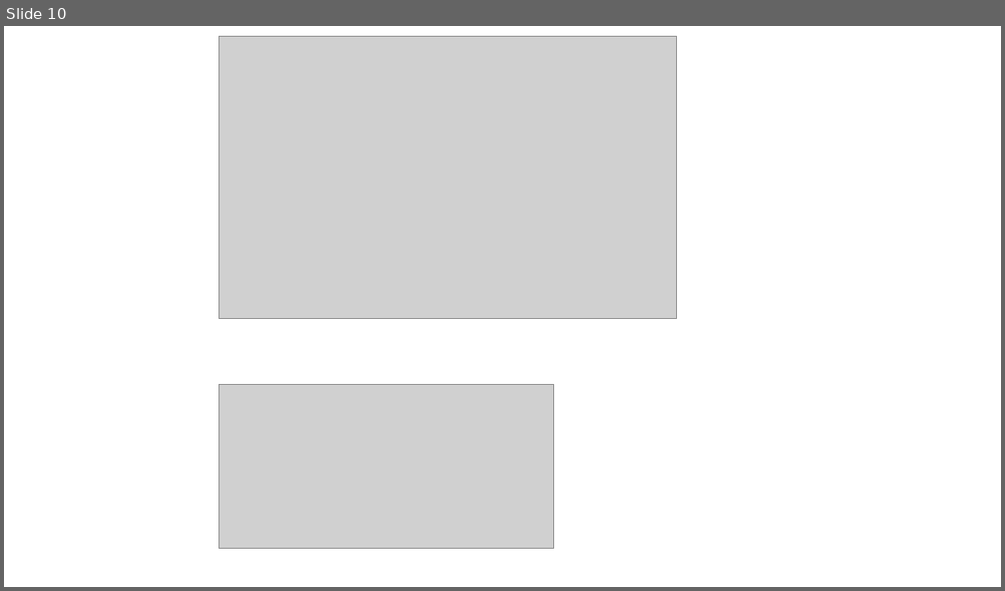
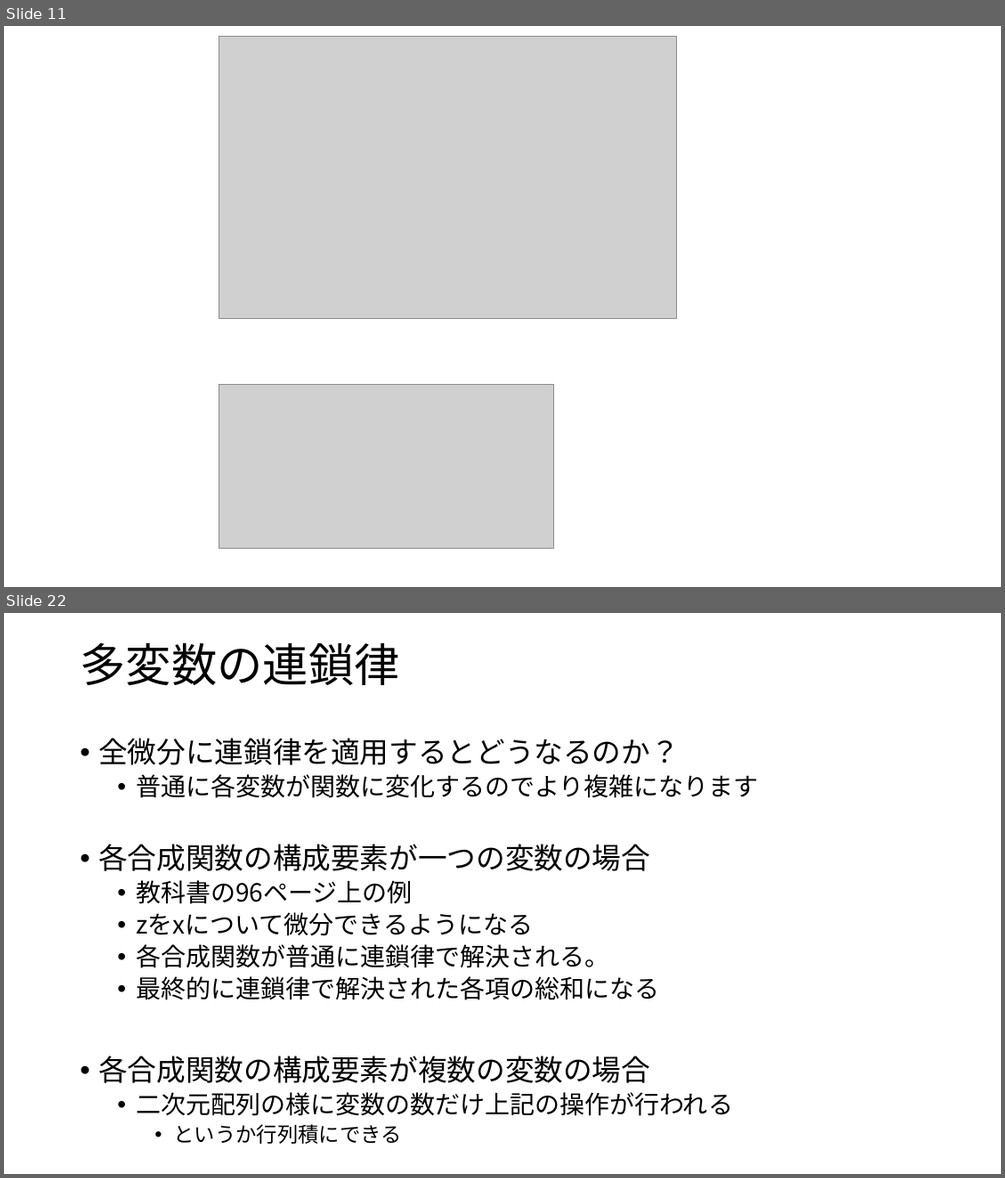
Before and after one commit to Ushiris/Rinkou, a slide deck: はじめてのディープラーニング.pptx. Shown one above the other, each under a label of ours: slide 10 before the commit, slides 11 and 22 after it; the slides between them are not shown. The pictures are 1005x591 and 1005x1178 pixels, drawn with LibreOffice and Linux fonts; fonts in the diff are those of the drawing; grey boxes stand for pictures. Boxes give left, top, right and bottom in pixels: in the first picture for what was removed or moved away, otherwise in the second. Text is boxed around its words. In the diff, an @@ line names an element or a change of style, - is before the commit and + after.

```diff
--- a/はじめてのディープラーニング.pptx
+++ b/はじめてのディープラーニング.pptx
@@ slide 22 added at (x1=4, y1=613, x2=1001, y2=1174), background #FFFFFF @@
@@ title added at (x1=80, y1=642, x2=399, y2=686), 44 pt, text #000000 @@
+多変数の連鎖律
@@ text added at (x1=98, y1=738, x2=758, y2=1143), 24 pt, text #000000 @@
+• 全微分に連鎖律を適用するとどうなるのか？
+  • 普通に各変数が関数に変化するのでより複雑になります
+• 各合成関数の構成要素が一つの変数の場合
+  • 教科書の96ページ上の例
+  • zをxについて微分できるようになる
+  • 各合成関数が普通に連鎖律で解決される。
+  • 最終的に連鎖律で解決された各項の総和になる
+• 各合成関数の構成要素が複数の変数の場合
+  • 二次元配列の様に変数の数だけ上記の操作が行われる
+    • というか行列積にできる
@@ what was slide 10 is now slide 11 @@
```
Also in this commit, not shown: 6 slides changed, 9 other slides added.
